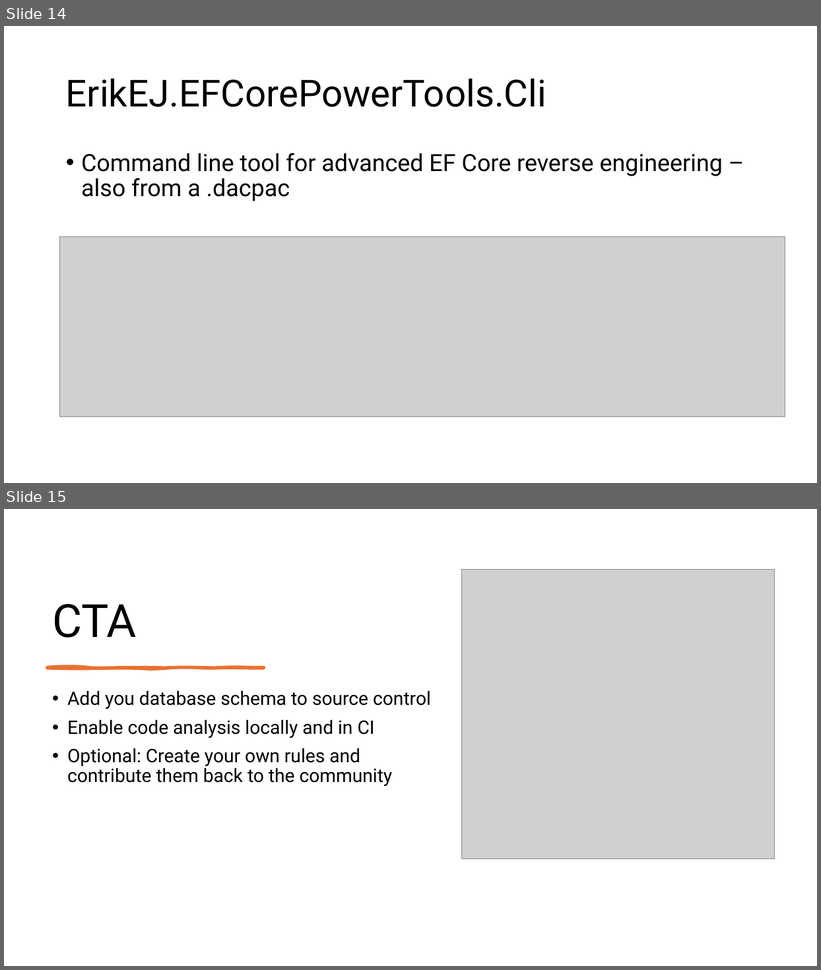
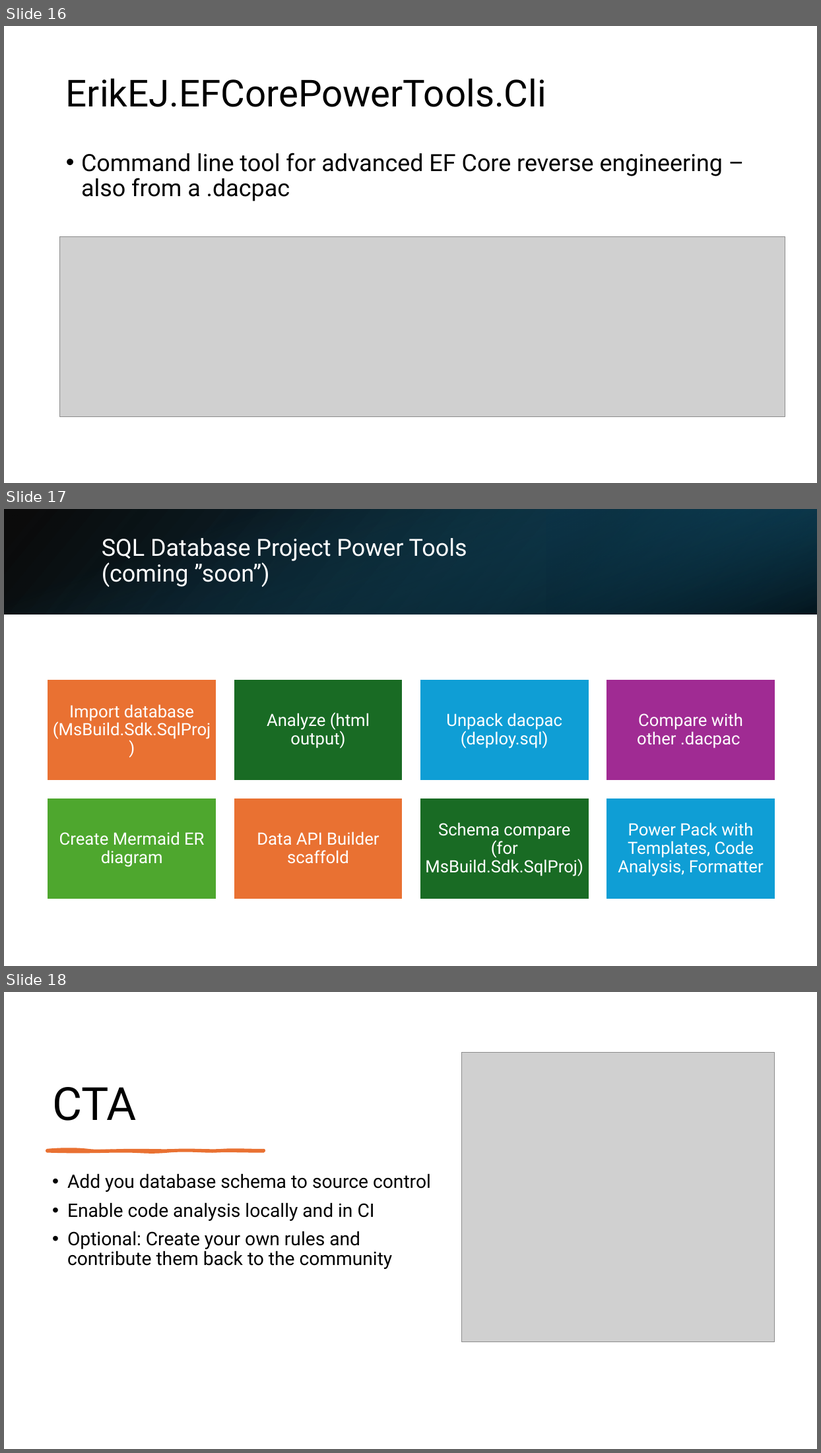
Before and after one commit to ErikEJ/TsqlAnalysis, a slide deck: T-SQL Code analysis.pptx. Shown one above the other, each under a label of ours: slides 14 and 15 before the commit, slides 16, 17 and 18 after it. The pictures are 821x970 and 821x1453 pixels, drawn with LibreOffice and Linux fonts; fonts in the diff are those of the drawing; grey boxes stand for pictures. Boxes give left, top, right and bottom in pixels: in the first picture for what was removed or moved away, otherwise in the second. Text is boxed around its words. In the diff, an @@ line names an element or a change of style, - is before the commit and + after.

```diff
--- a/T-SQL Code analysis.pptx
+++ b/T-SQL Code analysis.pptx
@@ slide 17 added at (4, 509, 817, 966), background #FFFFFF @@
@@ rectangle added at (4, 509, 817, 614), fill gradient #000000 to #104862 @@
@@ rectangle added at (4, 509, 817, 614), fill gradient #156082 to #000000 @@
@@ rectangle added at (547, 509, 817, 614), fill gradient #0B3041 to #156082 @@
@@ title added at (102, 538, 467, 587), 28 pt, text #FFFFFF @@
+SQL Database Project Power Tools
+(coming ”soon”)
@@ group added at (48, 680, 776, 900): 8 rectangles, 8 texts @@
+Import database (MsBuild.Sdk.SqlProj)
+Analyze (html output)
+Unpack dacpac (deploy.sql)
+Compare with other .dacpac
+Create Mermaid ER diagram
+Data API Builder scaffold
+Schema compare (for MsBuild.Sdk.SqlProj)
+Power Pack with Templates, Code Analysis, Formatter
@@ what was slide 14 is now slide 16 @@
@@ what was slide 15 is now slide 18 @@
```
Also in this commit, not shown: 2 slides changed, 1 other slide added.
